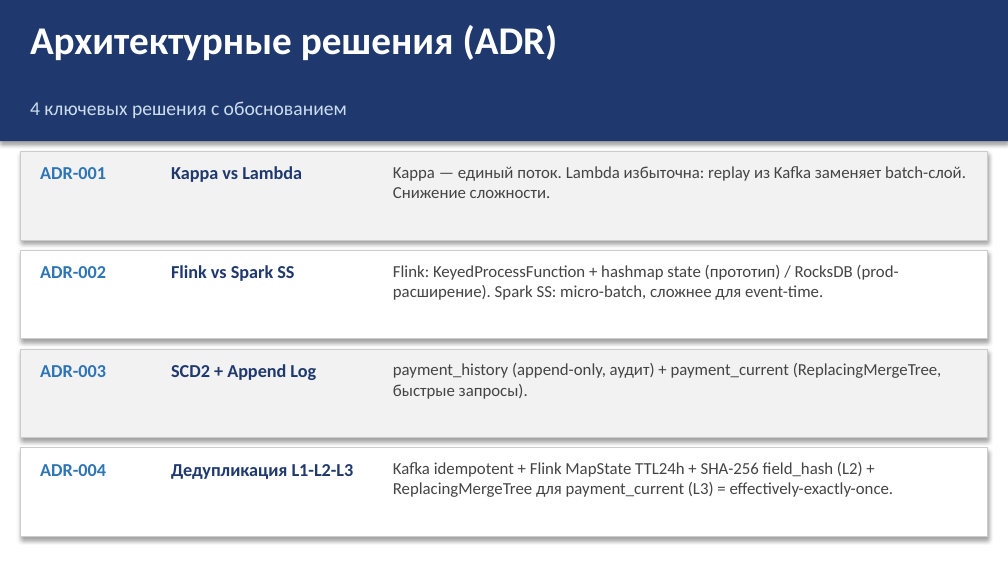
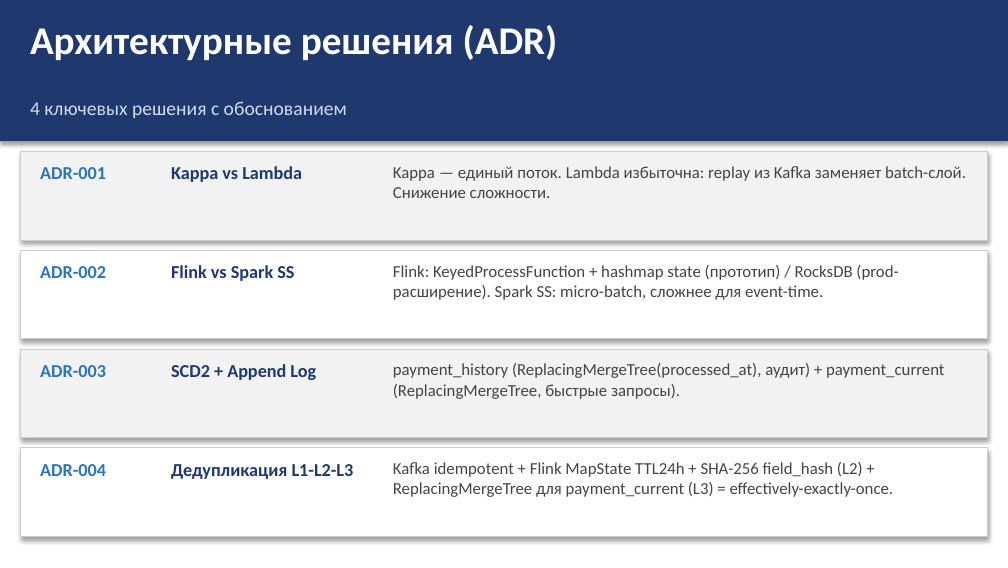
Before and after one commit to icheve/thesis, a slide deck: slide 5 of docs/ВКР_Ичев_Presentation.pptx. Drawn at 1008x568 pixels with LibreOffice and Linux fonts; fonts in the diff are those of the drawing. Boxes give left, top, right and bottom in pixels: in the first picture for what was removed or moved away, otherwise in the second. Text is boxed around its words. In the diff, an @@ line names an element or a change of style, - is before the commit and + after.

```diff
--- a/docs/ВКР_Ичев_Presentation.pptx
+++ b/docs/ВКР_Ичев_Presentation.pptx
@@ text at [393,363,944,399]: text changed @@
-payment_history (append-only, аудит) + payment_current (ReplacingMergeTree, быстрые запросы).
+payment_history (ReplacingMergeTree(processed_at), аудит) + payment_current (ReplacingMergeTree, быстрые запросы).
```
Also in this commit, not shown: 4 other slides changed, 12 other files.
